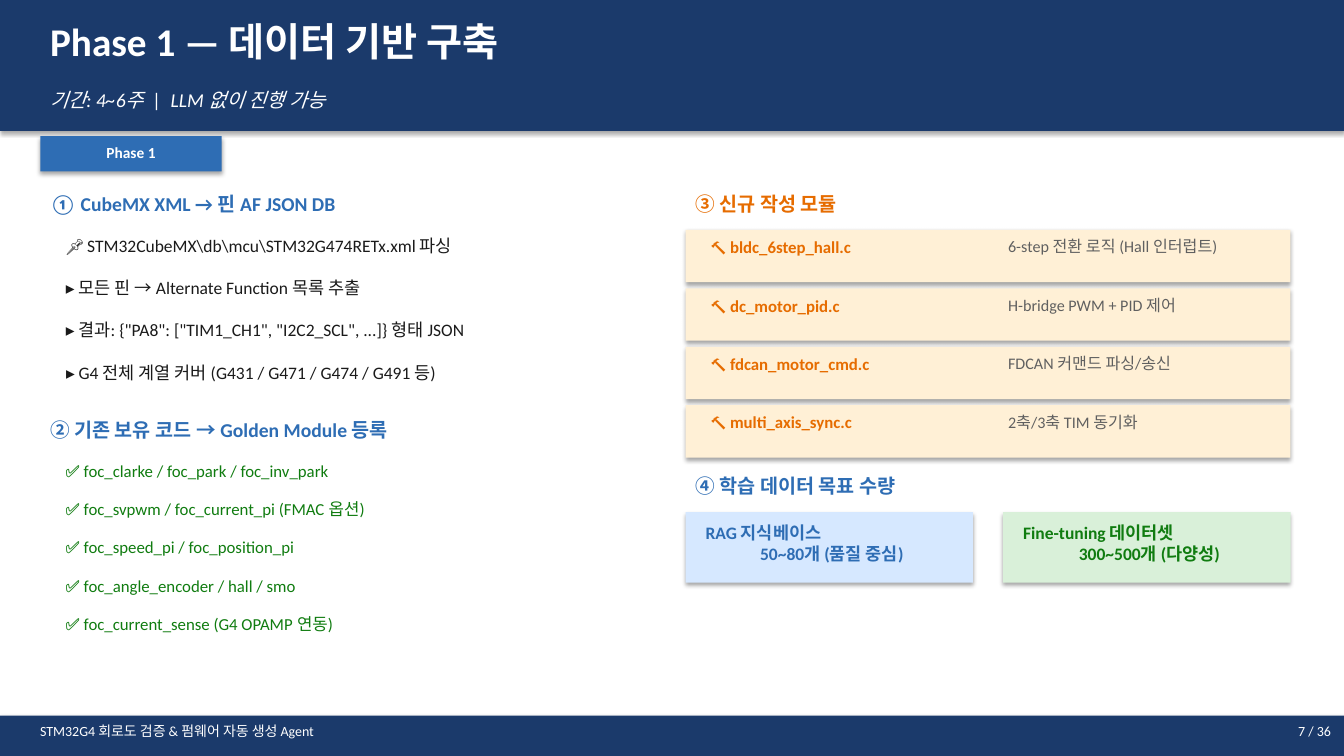
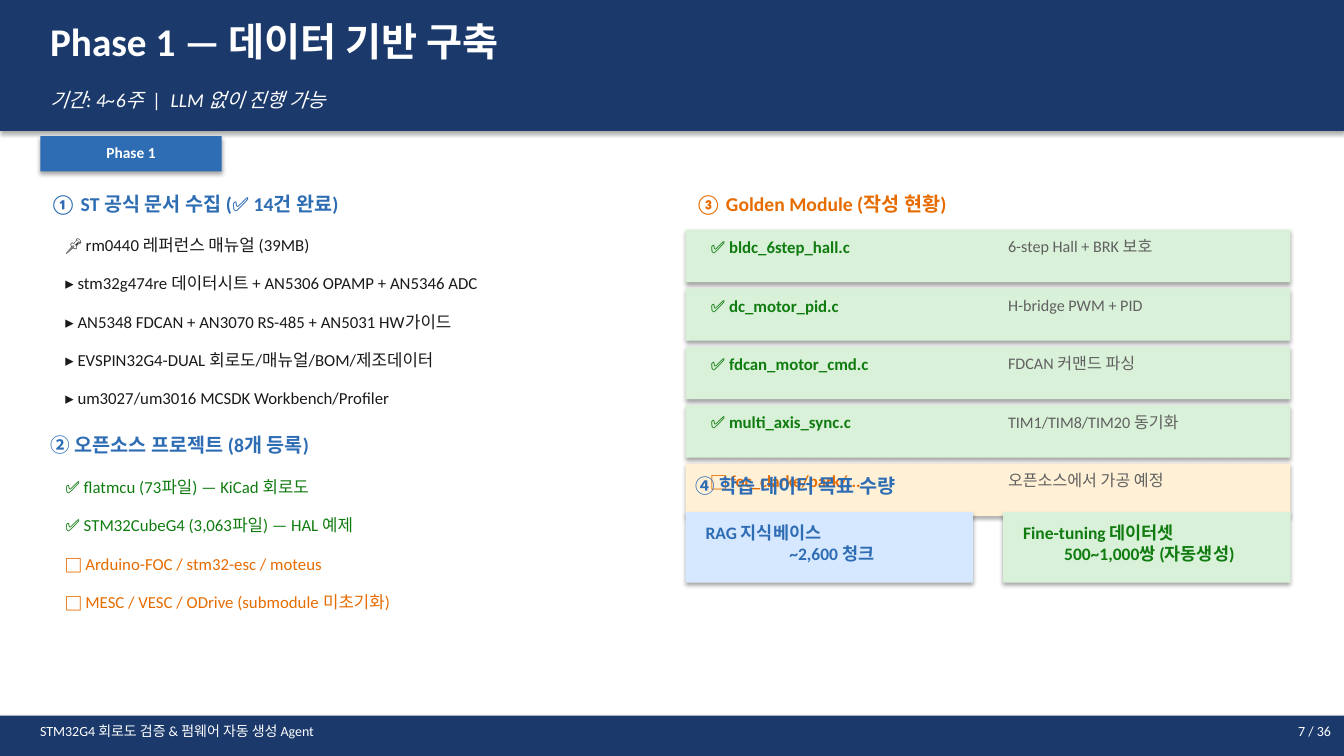
Before and after one commit to younlea/MotorDriveForge, a slide deck: slide 7 of STM32G4_Agent_Plan.pptx. Drawn at 1344x756 pixels with LibreOffice and Linux fonts; fonts in the diff are those of the drawing. Boxes give left, top, right and bottom in pixels: in the first picture for what was removed or moved away, otherwise in the second. Text is boxed around its words. In the diff, an @@ line names an element or a change of style, - is before the commit and + after.

```diff
--- a/STM32G4_Agent_Plan.pptx
+++ b/STM32G4_Agent_Plan.pptx
@@ text at <box>50,194,338,215</box>: text changed @@
-① CubeMX XML → 핀 AF JSON DB
+① ST 공식 문서 수집 (✅ 14건 완료)
@@ text at <box>695,194,946,215</box>: text changed @@
-③ 신규 작성 모듈
+③ Golden Module (작성 현황)
@@ text at <box>86,237,310,253</box>: text changed; size 12.5 to 12 pt @@
-📌 STM32CubeMX\db\mcu\STM32G474RETx.xml 파싱
+📌 rm0440 레퍼런스 매뉴얼 (39MB)
@@ text at <box>1008,239,1153,255</box>: text changed @@
-6-step 전환 로직 (Hall 인터럽트)
+6-step Hall + BRK 보호
@@ text at <box>729,241,850,256</box>: text changed; text colour #E66C00 to #107C10 @@
-🔨 bldc_6step_hall.c
+✅ bldc_6step_hall.c
@@ text at <box>78,275,477,292</box>: text changed; size 12.5 to 12 pt @@
-▸ 모든 핀 → Alternate Function 목록 추출
+▸ stm32g474re 데이터시트 + AN5306 OPAMP + AN5346 ADC
@@ text at <box>78,316,376,328</box>: text changed; size 12.5 to 12 pt @@
-▸ 결과: {"PA8": ["TIM1_CH1", "I2C2_SCL", ...]} 형태 JSON
+▸ AN5348 FDCAN + AN3070 RS-485 + AN5031 HW가이드
@@ text at <box>729,300,839,315</box>: text changed; text colour #E66C00 to #107C10 @@
-🔨 dc_motor_pid.c
+✅ dc_motor_pid.c
@@ text at <box>1008,300,1142,314</box>: text changed @@
-H-bridge PWM + PID 제어
+H-bridge PWM + PID
@@ text at <box>78,352,433,368</box>: text changed; size 12.5 to 12 pt @@
-▸ G4 전체 계열 커버 (G431 / G471 / G474 / G491 등)
+▸ EVSPIN32G4-DUAL 회로도/매뉴얼/BOM/제조데이터
@@ text at <box>729,358,868,373</box>: text changed; text colour #E66C00 to #107C10 @@
-🔨 fdcan_motor_cmd.c
+✅ fdcan_motor_cmd.c
@@ text at <box>1008,355,1136,370</box>: text changed @@
-FDCAN 커맨드 파싱/송신
+FDCAN 커맨드 파싱
@@ text at <box>78,392,389,405</box>: text changed; size 14 to 12 pt; text colour #2E6DB4 to #1A1A1A; bold off @@
-② 기존 보유 코드 → Golden Module 등록
+▸ um3027/um3016 MCSDK Workbench/Profiler
@@ fill #FFF0D6 to #D9F0D9 in 4 elements at <box>686,230,1291,282</box>, <box>686,288,1291,341</box>, <box>686,347,1291,399</box>, <box>686,405,1291,458</box> @@
@@ text at <box>729,416,851,431</box>: text changed; text colour #E66C00 to #107C10 @@
-🔨 multi_axis_sync.c
+✅ multi_axis_sync.c
@@ text at <box>1008,415,1178,429</box>: text changed @@
-2축/3축 TIM 동기화
+TIM1/TIM8/TIM20 동기화
@@ text at <box>50,435,309,455</box>: text changed; size 12 to 14 pt; text colour #107C10 to #2E6DB4; bold on @@
-✅ foc_clarke / foc_park / foc_inv_park
+② 오픈소스 프로젝트 (8개 등록)
@@ text at <box>84,479,309,495</box>: text changed @@
-✅ foc_svpwm / foc_current_pi (FMAC 옵션)
+✅ flatmcu (73파일) — KiCad 회로도
@@ rectangle added at <box>686,464,1291,516</box>, fill #FFF0D6 @@
@@ text added at <box>731,475,861,491</box>, 12 pt, text #E66C00, bold @@
+⬜ foc_clarke/park/...
@@ text added at <box>1008,472,1164,487</box>, 11.5 pt, text #606060 @@
+오픈소스에서 가공 예정
@@ text at <box>84,517,353,533</box>: text changed @@
-✅ foc_speed_pi / foc_position_pi
+✅ STM32CubeG4 (3,063파일) — HAL 예제
@@ text at <box>706,524,874,562</box>: text changed @@
-RAG 지식베이스
-50~80개 (품질 중심)
+RAG 지식베이스
+~2,600 청크
@@ text at <box>1023,524,1234,563</box>: text changed @@
-Fine-tuning 데이터셋
-300~500개 (다양성)
+Fine-tuning 데이터셋
+500~1,000쌍 (자동생성)
@@ text at <box>85,558,321,570</box>: text changed; text colour #107C10 to #E66C00 @@
-✅ foc_angle_encoder / hall / smo
+⬜ Arduino-FOC / stm32-esc / moteus
@@ text at <box>85,594,390,610</box>: text changed; text colour #107C10 to #E66C00 @@
-✅ foc_current_sense (G4 OPAMP 연동)
+⬜ MESC / VESC / ODrive (submodule 미초기화)
```
Also in this commit, not shown: 15 other slides changed, 8 other files.
